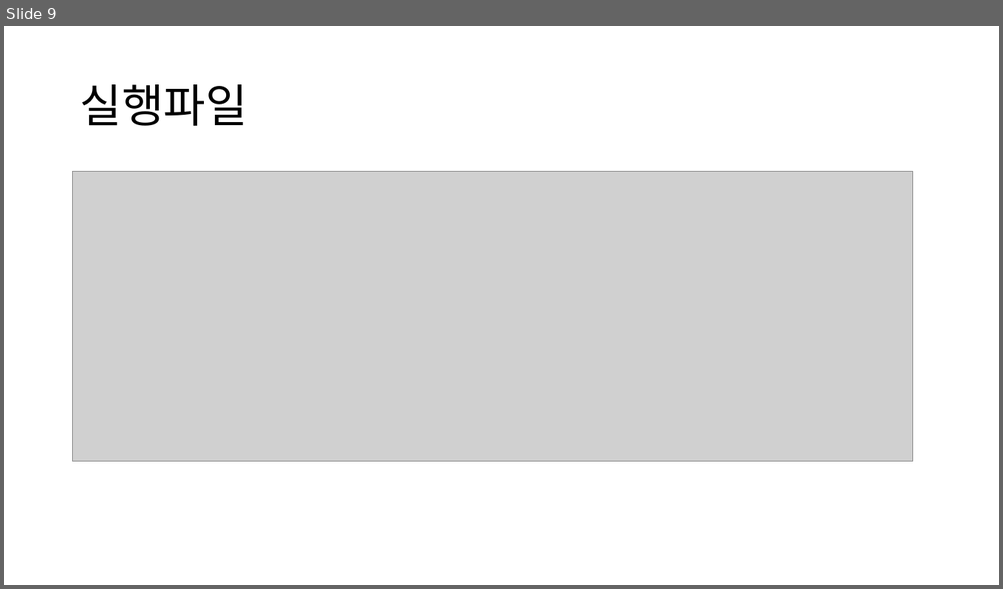
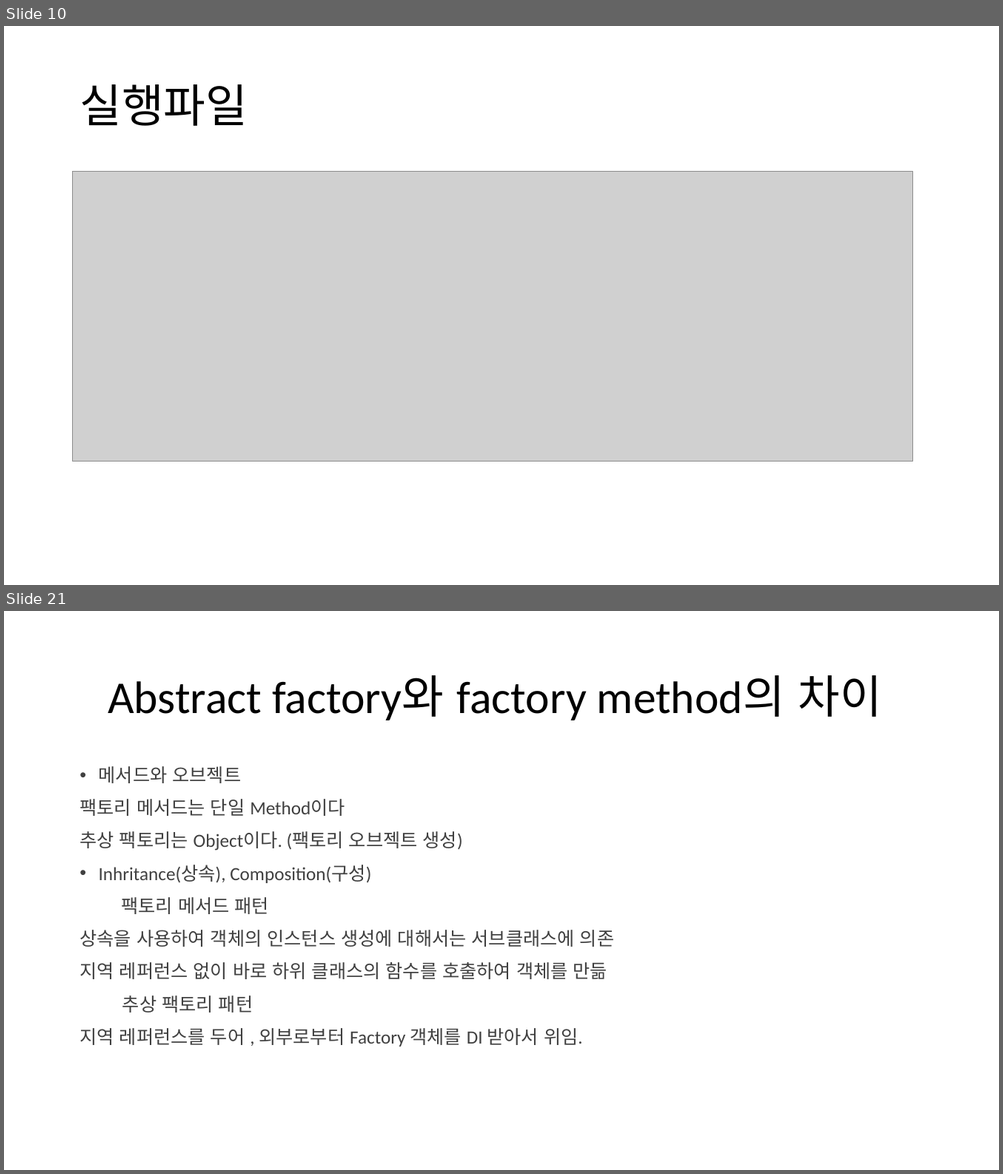
Before and after one commit to wook-dragon/young-rich, a slide deck: Factory_Pattern/Hannyuck/Factory_Method_Pattern_ppt.pptx. Shown one above the other, each under a label of ours: slide 9 before the commit, slides 10 and 21 after it; the slides between them are not shown. The pictures are 1003x589 and 1003x1174 pixels, drawn with LibreOffice and Linux fonts; fonts in the diff are those of the drawing; grey boxes stand for pictures; background and template pictures are left out. Boxes give left, top, right and bottom in pixels: in the first picture for what was removed or moved away, otherwise in the second. Text is boxed around its words. In the diff, an @@ line names an element or a change of style, - is before the commit and + after.

Commit message:
Abstract Factory Pattern

```diff
--- a/Factory_Pattern/Hannyuck/Factory_Method_Pattern_ppt.pptx
+++ b/Factory_Pattern/Hannyuck/Factory_Method_Pattern_ppt.pptx
@@ slide 21 added at [4,611,999,1170], background picture (left out) @@
@@ title added at [108,675,882,721], 44 pt, text #000000 @@
+Abstract factory와 factory method의 차이
@@ text added at [79,766,614,1047], 18 pt, text #404040 @@
+• 메서드와 오브젝트
+팩토리 메서드는 단일 Method이다
+추상 팩토리는 Object이다. (팩토리 오브젝트 생성)
+• Inhritance(상속), Composition(구성)
+팩토리 메서드 패턴
+상속을 사용하여 객체의 인스턴스 생성에 대해서는 서브클래스에 의존
+지역 레퍼런스 없이 바로 하위 클래스의 함수를 호출하여 객체를 만듦
+추상 팩토리 패턴
+지역 레퍼런스를 두어 , 외부로부터 Factory 객체를 DI 받아서 위임.
@@ what was slide 9 is now slide 10 @@
```
Also in this commit, not shown: 2 slides changed, 11 other slides added, 25 other files.
